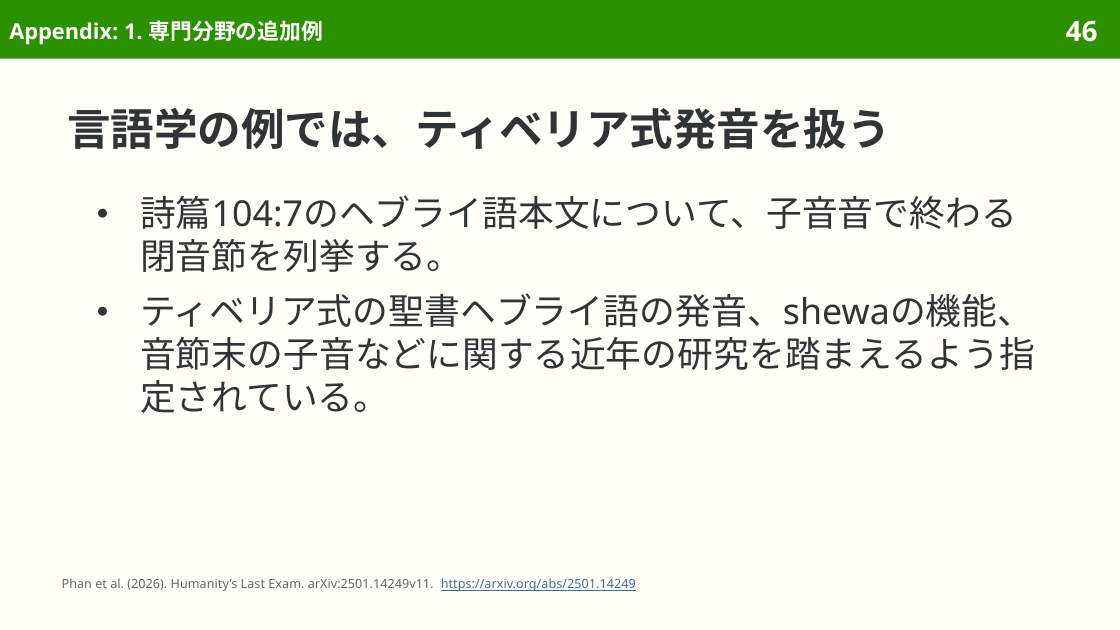
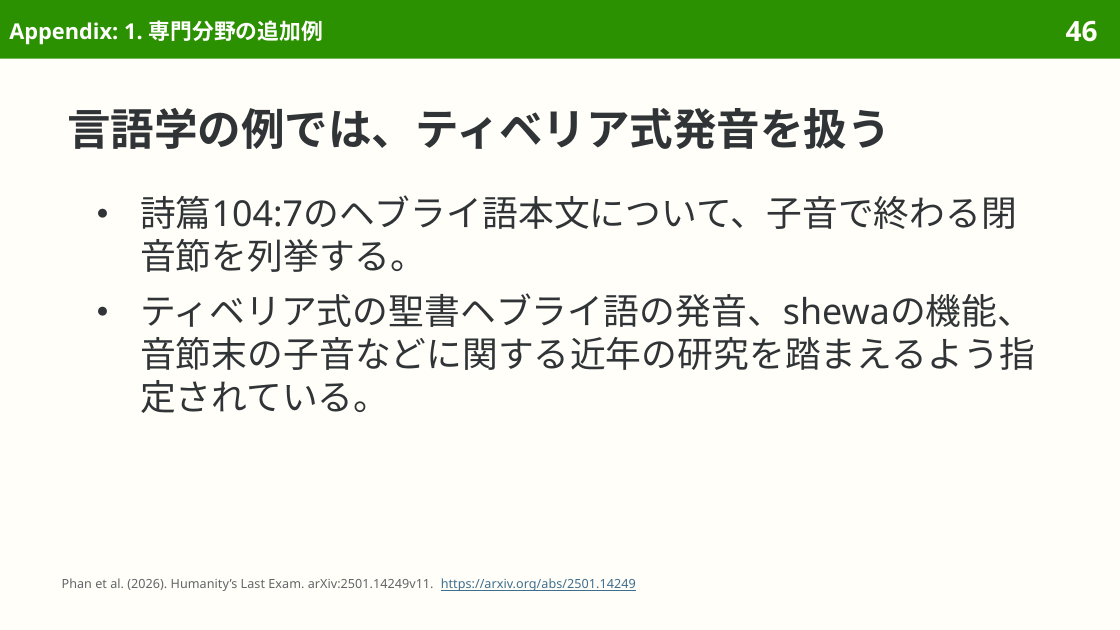
Before and after one commit to sasakiy84/datasets-in-10-minutes, a slide deck: slide 46 of slides/datasets-in-10-minutes-hle.pptx. Drawn at 1120x630 pixels with LibreOffice and Linux fonts; fonts in the diff are those of the drawing. Boxes give left, top, right and bottom in pixels: in the first picture for what was removed or moved away, otherwise in the second. Text is boxed around its words. In the diff, an @@ line names an element or a change of style, - is before the commit and + after.

```diff
--- a/slides/datasets-in-10-minutes-hle.pptx
+++ b/slides/datasets-in-10-minutes-hle.pptx
@@ text at bbox=[140, 195, 1017, 272]: text changed @@
-● 詩篇104:7のヘブライ語本文について、子音音で終わる閉音節を列挙する。
+● 詩篇104:7のヘブライ語本文について、子音で終わる閉音節を列挙する。
```
Also in this commit, not shown: 14 other slides changed, 7 other files.
